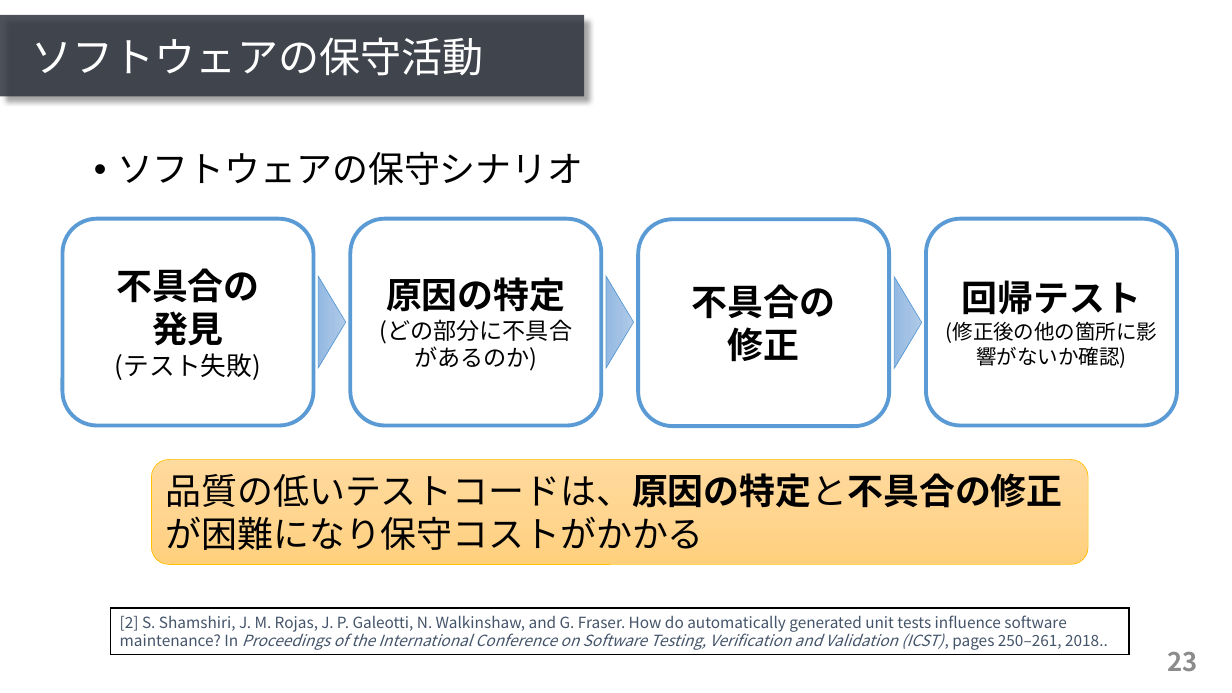
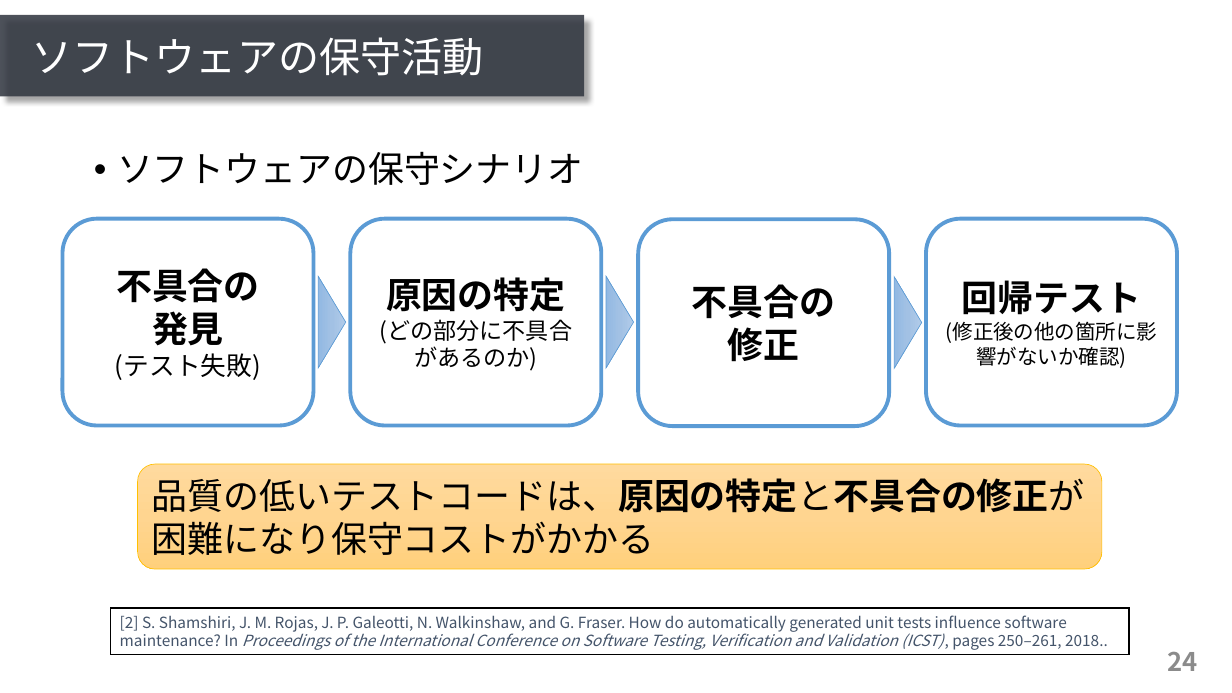
Before and after one commit to ryosuke-ku/mthesis2020-pre, a slide deck: slide 24 of presentation_kurachi.pptx (slide 23 before the commit). Drawn at 1232x693 pixels with LibreOffice and Linux fonts; fonts in the diff are those of the drawing. Boxes give left, top, right and bottom in pixels: in the first picture for what was removed or moved away, otherwise in the second. Text is boxed around its words. In the diff, an @@ line names an element or a change of style, - is before the commit and + after.

```diff
--- a/presentation_kurachi.pptx
+++ b/presentation_kurachi.pptx
@@ rounded rectangle "品質の低いテストコードは、原因の特定と不具合の修正が困難になり保守コストがかかる": place and size @@
-rounded rectangle "品質の低いテストコードは、原因の特定と不具合の修正が困難になり保守コストがかかる" at (152, 459, 1089, 565)
+rounded rectangle "品質の低いテストコードは、原因の特定と不具合の修正が困難になり保守コストがかかる" at (138, 464, 1103, 569)
@@ page number at (1168, 652, 1198, 671): text changed @@
-23
+24
```
Also in this commit, not shown: 1 other slide changed, 4 slides added.
